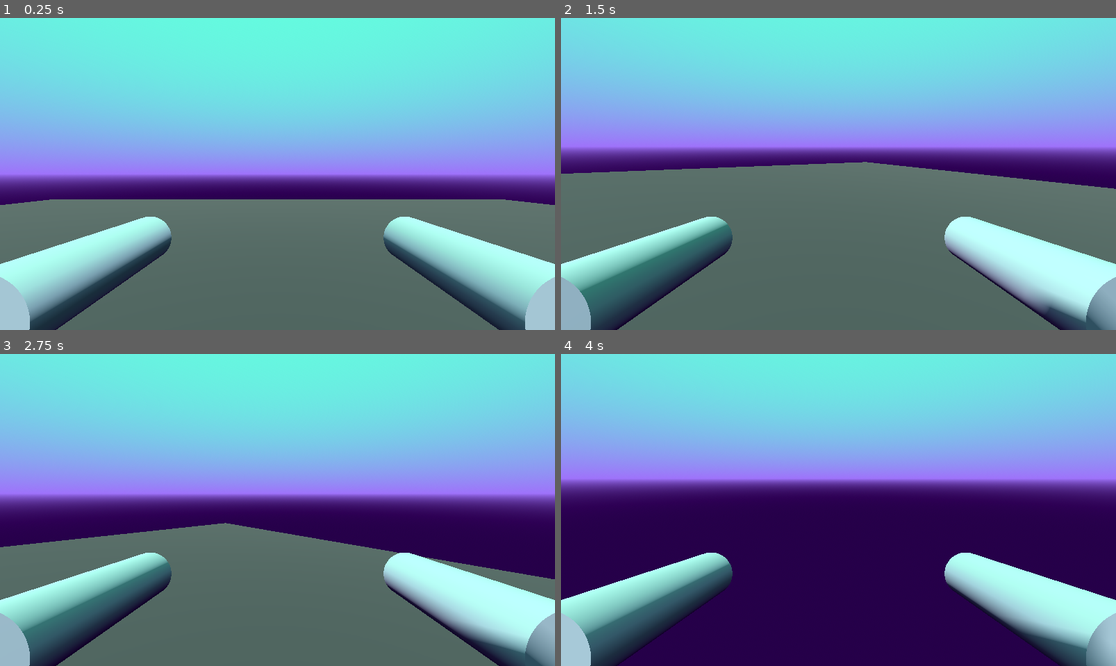
Above: before the commit, frames 1-4 (two rows, left to right).
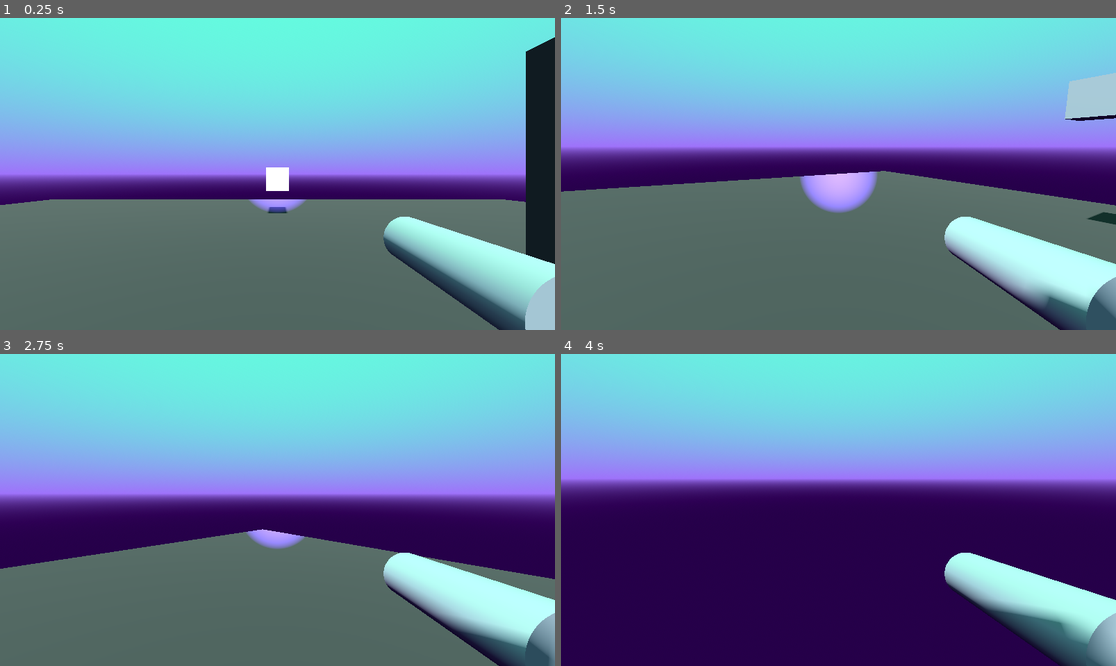
Above: after the commit, the same moments.

Repository: itzLuzy/Codependency
Game: Godot game, scene res://scenes/levels/level_0.tscn
Same seed, same stepped clock (60 frames per second), same inputs: the game is played once before the commit and once after it.
Inputs (mouse positions are in pixels of both pictures, inside the frame that each line leads up to):
- Up to frame 1 (0.25 s): no input
- Up to frame 2 (1.5 s): move the mouse to (960, 158) at 0.52 s; hold D (right) 0.53-1.28 s; click (960, 158) at 0.67 s; tap Space (jump) at 0.77 s; move the mouse to (810, 174) at 1.27 s; hold W (forward) from 1.28 s (still down)
- Up to frame 3 (2.75 s): keep holding W (forward); tap Space (jump) at 1.52 s; move the mouse to (288, 503) at 2.02 s
- Up to frame 4 (4 s): keep holding W (forward); move the mouse to (832, 516) at 2.77 s; tap Space (jump) at 3.02, 3.77 s; move the mouse to (877, 513) at 3.52 s

The runs differ from the first frame. In frame 1, 11% of the frame differs, in the area x 0-100%, y 6-100%; in frame 2, 14%, in the area x 0-100%, y 17-100%; in frame 3, 9.9%; in frame 4, 8.0%.

Commit message:
feat: Added basic gravity light code

Diff:
--- /dev/null
+++ b/resources/base_floor.tres
@@ -0,0 +1,4 @@
+[gd_resource type="StandardMaterial3D" format=3 uid="uid://xo64jax87nj2"]
+
+[resource]
+albedo_color = Color(0.239216, 0.2, 0.2, 1)
--- a/scenes/levels/level_0.tscn
+++ b/scenes/levels/level_0.tscn
@@ -1,19 +1,28 @@
-[gd_scene load_steps=7 format=3 uid="uid://circm4jhend7h"]
+[gd_scene load_steps=11 format=3 uid="uid://circm4jhend7h"]
 
 [ext_resource type="Environment" uid="uid://b3au6nu1qtev8" path="res://resources/env.tres" id="1_ks8n1"]
+[ext_resource type="Material" uid="uid://xo64jax87nj2" path="res://resources/base_floor.tres" id="1_oubah"]
 [ext_resource type="PackedScene" uid="uid://cb2piqp4tiwhn" path="res://scenes/player.tscn" id="2_lhfdg"]
 
 [sub_resource type="BoxShape3D" id="BoxShape3D_dnajq"]
 size = Vector3(32, 1, 32)
 
-[sub_resource type="StandardMaterial3D" id="StandardMaterial3D_hpiwy"]
-albedo_color = Color(0.239216, 0.2, 0.2, 1)
-
 [sub_resource type="BoxMesh" id="BoxMesh_3ikg6"]
-material = SubResource("StandardMaterial3D_hpiwy")
+material = ExtResource("1_oubah")
 size = Vector3(32, 1, 32)
 
 [sub_resource type="CameraAttributesPhysical" id="CameraAttributesPhysical_teqkx"]
+
+[sub_resource type="BoxShape3D" id="BoxShape3D_bfypl"]
+size = Vector3(1, 4, 8)
+
+[sub_resource type="BoxMesh" id="BoxMesh_h11m1"]
+material = ExtResource("1_oubah")
+size = Vector3(1, 4, 8)
+
+[sub_resource type="BoxShape3D" id="BoxShape3D_3ymvo"]
+
+[sub_resource type="BoxMesh" id="BoxMesh_613j1"]
 
 [node name="Level0" type="Node3D"]
 
@@ -36,3 +45,25 @@
 shadow_enabled = true
 
 [node name="Player" parent="." instance=ExtResource("2_lhfdg")]
+
+[node name="Wall1" type="StaticBody3D" parent="."]
+transform = Transform3D(1, 0, 0, 0, 1, 0, 0, 0, 1, 4.966, 2, 0)
+
+[node name="CollisionShape3D" type="CollisionShape3D" parent="Wall1"]
+shape = SubResource("BoxShape3D_bfypl")
+
+[node name="MeshInstance3D" type="MeshInstance3D" parent="Wall1"]
+mesh = SubResource("BoxMesh_h11m1")
+
+[node name="Box1" type="RigidBody3D" parent="." groups=["Susceptibles"]]
+transform = Transform3D(1, 0, 0, 0, 1, 0, 0, 0, 1, 0, 1, -10.0892)
+can_sleep = false
+lock_rotation = true
+
+[node name="CollisionShape3D" type="CollisionShape3D" parent="Box1"]
+shape = SubResource("BoxShape3D_3ymvo")
+
+[node name="MeshInstance3D" type="MeshInstance3D" parent="Box1"]
+mesh = SubResource("BoxMesh_613j1")
+
+[editable path="Player"]
--- /dev/null
+++ b/scenes/lights/gravity_flip.tscn
@@ -0,0 +1,9 @@
+[gd_scene load_steps=2 format=3 uid="uid://web8vf3qpo2d"]
+
+[ext_resource type="Script" path="res://scripts/lights/light.gd" id="1_h05nk"]
+
+[node name="GravityFlip" type="SpotLight3D"]
+light_energy = 8.955
+spot_range = 100.0
+spot_angle = 10.0
+script = ExtResource("1_h05nk")
--- a/scenes/player.tscn
+++ b/scenes/player.tscn
@@ -1,6 +1,7 @@
-[gd_scene load_steps=5 format=3 uid="uid://cb2piqp4tiwhn"]
+[gd_scene load_steps=6 format=3 uid="uid://cb2piqp4tiwhn"]
 
 [ext_resource type="Script" path="res://scripts/player.gd" id="1_c16bj"]
+[ext_resource type="PackedScene" uid="uid://web8vf3qpo2d" path="res://scenes/lights/gravity_flip.tscn" id="2_boyk2"]
 
 [sub_resource type="CapsuleShape3D" id="CapsuleShape3D_hf2tv"]
 
@@ -12,6 +13,7 @@
 height = 0.6
 
 [node name="Player" type="CharacterBody3D"]
+collision_layer = 2
 script = ExtResource("1_c16bj")
 
 [node name="CollisionShape3D" type="CollisionShape3D" parent="."]
@@ -27,22 +29,34 @@
 transform = Transform3D(1, 0, 0, 0, 1, 0, 0, 0, 1, 0, 1.3, 0)
 
 [node name="CameraAnchorX" type="Node3D" parent="CameraAnchorY"]
+transform = Transform3D(1, 0, 0, 0, 1, 0, 0, 0, 1, 0, 0.5, 0)
 
 [node name="Camera3D" type="Camera3D" parent="CameraAnchorY/CameraAnchorX"]
-transform = Transform3D(1, 0, 0, 0, 1, 0, 0, 0, 1, 0, 0.5, 0)
 fov = 70.0
 size = 0.1
 
+[node name="GravityFlip" parent="CameraAnchorY/CameraAnchorX" instance=ExtResource("2_boyk2")]
+light_color = Color(0.415686, 0.317647, 1, 1)
+light_energy = 16.0
+light_size = 1.0
+light_specular = 7.5
+distance_fade_begin = 5.0
+spot_attenuation = 0.108819
+spot_angle_attenuation = 1.23114
+
 [node name="RHand" type="Node3D" parent="CameraAnchorY/CameraAnchorX"]
-transform = Transform3D(1, 0, 0, 0, 1, 0, 0, 0, 1, 0.6, 0.2, -0.45)
+transform = Transform3D(1, 0, 0, 0, 1, 0, 0, 0, 1, 0.6, -0.3, -0.45)
 
 [node name="MeshInstance3D" type="MeshInstance3D" parent="CameraAnchorY/CameraAnchorX/RHand"]
 transform = Transform3D(1.91069e-15, 4.37114e-08, -1, 1, -4.37114e-08, 0, -4.37114e-08, -1, -4.37114e-08, 0, 0, -0.3)
 mesh = SubResource("CylinderMesh_sqdwm")
 
 [node name="LHand" type="Node3D" parent="CameraAnchorY/CameraAnchorX"]
-transform = Transform3D(1, 0, 0, 0, 1, 0, 0, 0, 1, -0.6, 0.2, -0.45)
+transform = Transform3D(1, 0, 0, 0, 1, 0, 0, 0, 1, -0.6, -0.3, -0.45)
+visible = false
 
 [node name="MeshInstance3D" type="MeshInstance3D" parent="CameraAnchorY/CameraAnchorX/LHand"]
 transform = Transform3D(1.91069e-15, 4.37114e-08, -1, 1, -4.37114e-08, 0, -4.37114e-08, -1, -4.37114e-08, 0, 0, -0.3)
 mesh = SubResource("CylinderMesh_sqdwm")
+
+[node name="Marker2D" type="Marker2D" parent="."]
--- /dev/null
+++ b/scripts/lights/light.gd
@@ -0,0 +1,19 @@
+extends SpotLight3D
+class_name LightEffect
+
+var forward: Vector3 = -global_transform.basis.z
+var range_squared: float = spot_range ** 2
+
+func _physics_process(delta):
+	forward = -global_transform.basis.z
+	for body: RigidBody3D in get_tree().get_nodes_in_group("Susceptibles"):
+		var distance_squared = global_position.distance_squared_to(body.global_position)
+		if distance_squared <= range_squared:
+			var to_body: Vector3 = global_position.direction_to(body.global_position)
+			var angle = rad_to_deg(forward.angle_to(to_body))
+			if angle <= spot_angle:
+				body.gravity_scale = -1
+			else:
+				body.gravity_scale = 1
+		else:
+			body.gravity_scale = 1
--- a/scripts/player.gd
+++ b/scripts/player.gd
@@ -2,12 +2,10 @@
 
 
 const SPEED = 10
-const JUMP_VELOCITY = 7
+const JUMP_VELOCITY = 8
 var sensibility = 0.7
 var max_camera_angle = 90
-var min_camera_angle = -45
-
-# Get the gravity from the project settings to be synced with RigidBody nodes.
+var min_camera_angle = -80
 var gravity = ProjectSettings.get_setting("physics/3d/default_gravity")
 @onready var camera_anchor_y := $CameraAnchorY
 @onready var camera_anchor_x = $CameraAnchorY/CameraAnchorX
